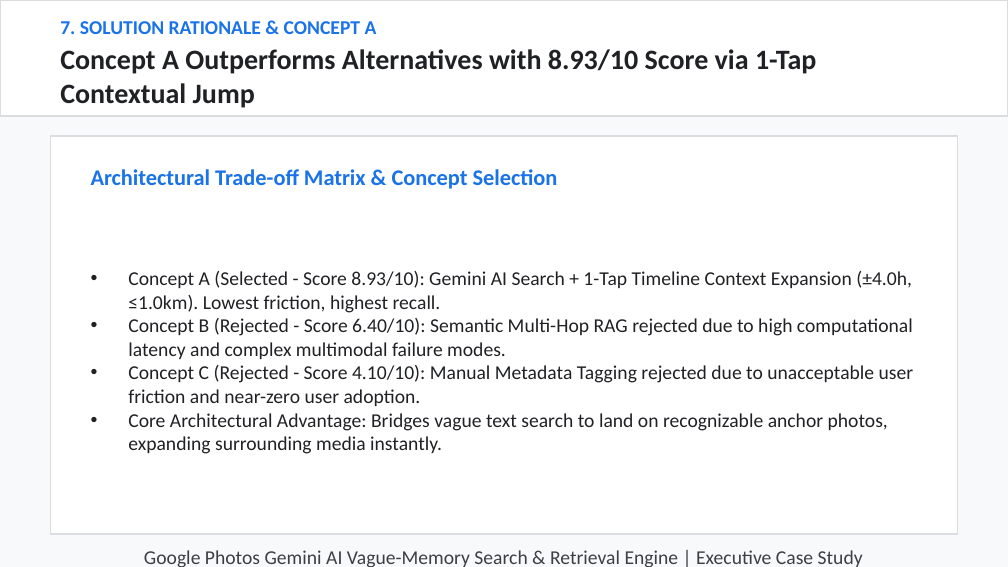
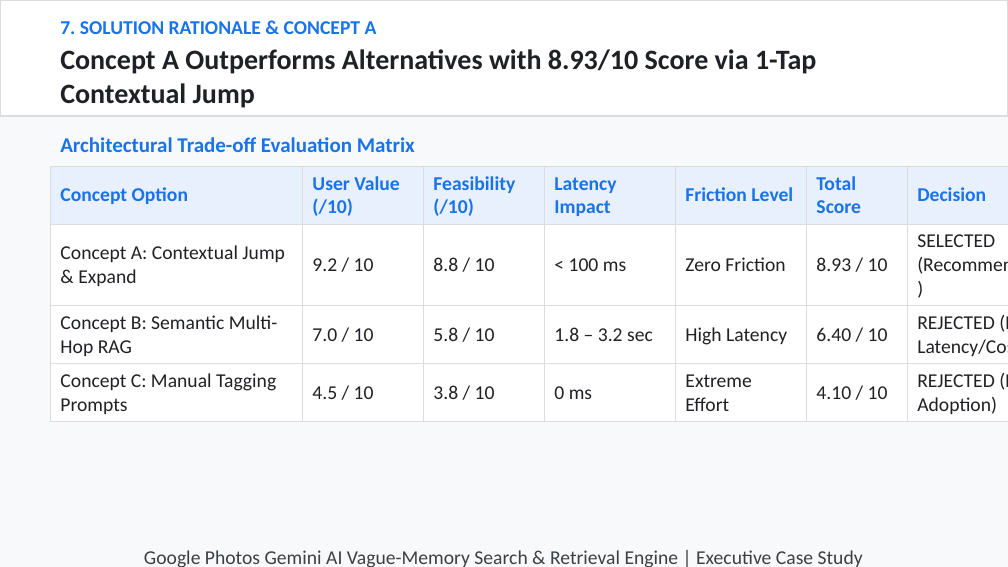
Before and after one commit to hatakekakashi05/google-photos-vague-memory-, a slide deck: slide 7 of output/NL_GooglePhotos.pptx. Drawn at 1008x567 pixels with LibreOffice and Linux fonts; fonts in the diff are those of the drawing. Boxes give left, top, right and bottom in pixels: in the first picture for what was removed or moved away, otherwise in the second. Text is boxed around its words. In the diff, an @@ line names an element or a change of style, - is before the commit and + after.

Commit message:
Generate heavy data-table driven 10-slide presentation deck NL_GooglePhotos.pptx

```diff
--- a/output/NL_GooglePhotos.pptx
+++ b/output/NL_GooglePhotos.pptx
@@ rectangle removed at (50,136,958,534) @@
@@ text at (60,137,415,152): text changed; size 16 to 15 pt @@
-Architectural Trade-off Matrix & Concept Selection
+Architectural Trade-off Evaluation Matrix
@@ table added at (50,166,1008,418), 4 rows, 7 columns @@
+Concept Option | User Value (/10) | Feasibility (/10) | Latency Impact | Friction Level | Total Score | Decision
+Concept A: Contextual Jump & Expand | 9.2 / 10 | 8.8 / 10 | < 100 ms | Zero Friction | 8.93 / 10 | SELECTED (Recommended)
+Concept B: Semantic Multi-Hop RAG | 7.0 / 10 | 5.8 / 10 | 1.8 – 3.2 sec | High Latency | 6.40 / 10 | REJECTED (High Latency/Cost)
+Concept C: Manual Tagging Prompts | 4.5 / 10 | 3.8 / 10 | 0 ms | Extreme Effort | 4.10 / 10 | REJECTED (Low Adoption)
@@ text removed at (128,271,914,454) @@
-• Concept A (Selected - Score 8.93/10): Gemini AI Search + 1-Tap Timeline Context Expansion (±4.0h, ≤1.0km). Lowest friction, highest recall.
-• Concept B (Rejected - Score 6.40/10): Semantic Multi-Hop RAG rejected due to high computational latency and complex multimodal failure modes.
-• Concept C (Rejected - Score 4.10/10): Manual Metadata Tagging rejected due to unacceptable user friction and near-zero user adoption.
-• Core Architectural Advantage: Bridges vague text search to land on recognizable anchor photos, expanding surrounding media instantly.
```
Also in this commit, not shown: 8 other slides changed, 1 slide added, 1 slide removed, 2 other files.
